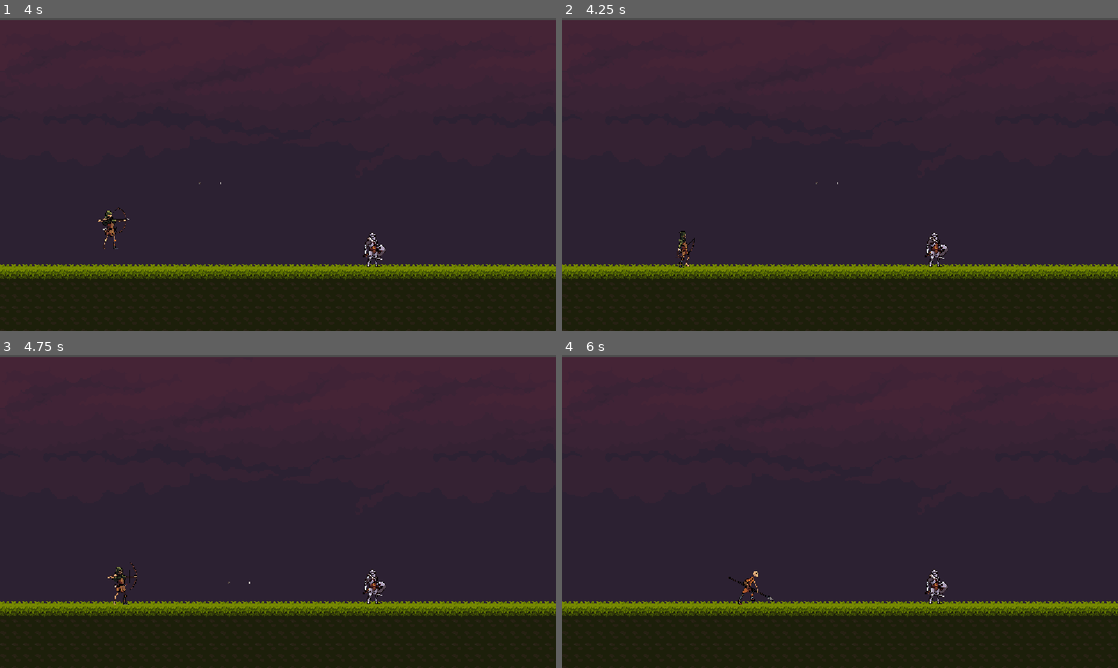
Above: before the commit, frames 1-4 (two rows, left to right).
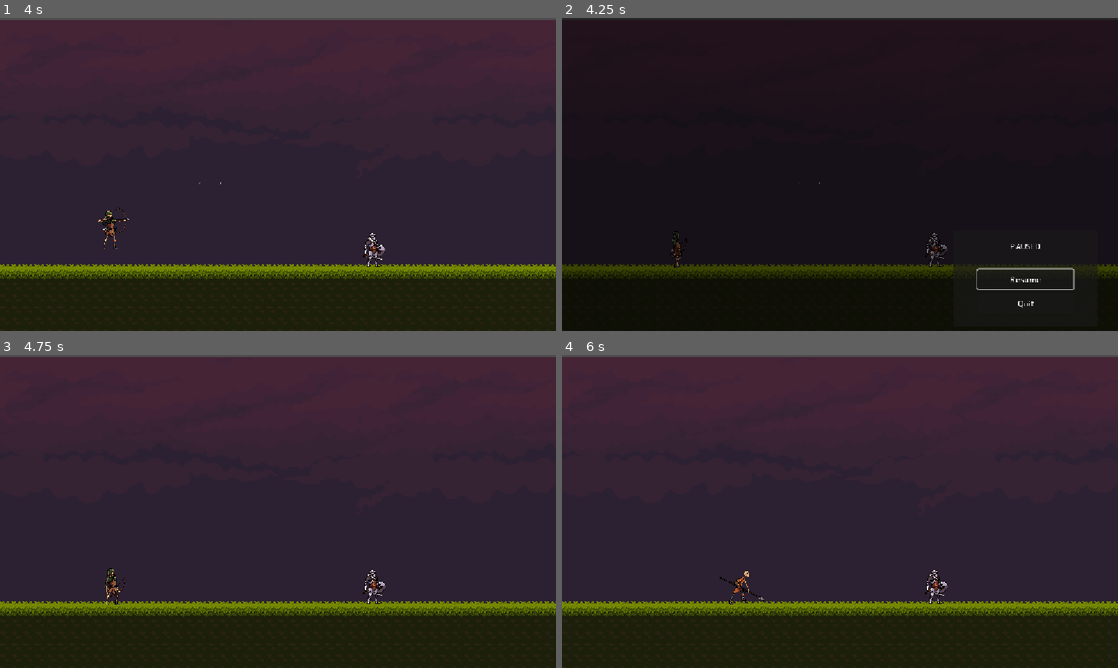
Above: after the commit, the same moments.

Repository: sizzlingsisig/triquetra
Game: Godot game, scene res://main.tscn
Two runs of this game, one before a commit and one after it. Both use one fixed random seed, a clock stepped at 60 frames per second and the inputs below.
Inputs (mouse positions are in pixels of both pictures, inside the frame that each line leads up to):
- Up to frame 1 (4 s): tap Enter at 0.5 s; move the mouse to (400, 158) at 0.52 s; hold D (move_right) 0.53-2.03 s; click (400, 158) at 0.6 s; tap Space (jump) at 0.77, 1.52, 3.02, 3.77 s; move the mouse to (166, 190) at 1.27 s; right-click (166, 190) at 1.35 s; move the mouse to (333, 105) at 2.02 s; hold A (move_left) 2.03-2.78 s; tap Mouse wheel down (swap_next) at 2.1 s; move the mouse to (250, 237) at 2.77 s; hold D (move_right) from 2.78 s (still down); tap Mouse wheel up (swap_prev) at 2.85 s; move the mouse to (444, 221) at 3.52 s; click (444, 221) at 3.6 s
- Up to frame 2 (4.25 s): keep holding D (move_right); tap Escape (ui_cancel) at 4.15 s
- Up to frame 3 (4.75 s): release D (move_right) at 4.25 s; click (461, 614) at 4.25 s, where only the run after the commit has a clickable "Resume"
- Up to frame 4 (6 s): move the mouse to (673, 464) at 5.02 s; hold A (move_left) 5.03-5.78 s; right-click (673, 464) at 5.1 s; tap Space (jump) at 5.27 s; move the mouse to (867, 511) at 5.77 s; hold D (move_right) from 5.78 s (still down); tap Mouse wheel down (swap_next) at 5.85 s

Frame 1 is identical in both runs. In frame 2, 83% of the frame differs, in the area x 0-100%, y 0-93%; in frame 3, 0.3%; in frame 4, 0.4%.

Commit message:
feat: add pause menu with SceneTree pause support

Diff:
--- a/main.tscn
+++ b/main.tscn
@@ -3,6 +3,7 @@
 [ext_resource type="PackedScene" uid="uid://bqj6umh3fqhcv" path="res://scenes/background.tscn" id="1_0xm2m"]
 [ext_resource type="PackedScene" uid="uid://dejpatrhwmn30" path="res://scenes/player/player.tscn" id="2_player"]
 [ext_resource type="PackedScene" uid="uid://dfisrlvompyme" path="res://scenes/enemy/enemy_knight2.tscn" id="3_h2yge"]
+[ext_resource type="PackedScene" uid="uid://wtebj5v701w5" path="res://scenes/ui/pause_menu.tscn" id="4_1bvp3"]
 
 [node name="Main" type="Node2D" unique_id=518299312]
 
@@ -14,4 +15,6 @@
 [node name="Knight" parent="." unique_id=1549864224 instance=ExtResource("3_h2yge")]
 position = Vector2(778, 176)
 
+[node name="PauseMenu" parent="." unique_id=1237377216 instance=ExtResource("4_1bvp3")]
+
 [editable path="Player"]
--- /dev/null
+++ b/scenes/ui/pause_menu.tscn
@@ -0,0 +1,43 @@
+[gd_scene format=3 uid="uid://wtebj5v701w5"]
+
+[ext_resource type="Script" uid="uid://62ahry1filfu" path="res://scripts/features/ui/pause_menu.gd" id="1_6tw0m"]
+
+[node name="PauseMenu" type="CanvasLayer" unique_id=1237377216]
+process_mode = 2
+script = ExtResource("1_6tw0m")
+
+[node name="DimOverlay" type="ColorRect" parent="." unique_id=1675583418]
+offset_right = 1920.0
+offset_bottom = 1080.0
+color = Color(0, 0, 0, 0.5)
+
+[node name="Panel" type="Panel" parent="." unique_id=56858641]
+offset_left = 810.0
+offset_top = 440.0
+offset_right = 1110.0
+offset_bottom = 640.0
+
+[node name="Title" type="Label" parent="Panel" unique_id=1047617424]
+layout_mode = 0
+offset_left = 100.0
+offset_top = 20.0
+offset_right = 200.0
+offset_bottom = 50.0
+text = "PAUSED"
+horizontal_alignment = 1
+
+[node name="ResumeButton" type="Button" parent="Panel" unique_id=1643434829]
+layout_mode = 0
+offset_left = 50.0
+offset_top = 80.0
+offset_right = 250.0
+offset_bottom = 120.0
+text = "Resume"
+
+[node name="QuitButton" type="Button" parent="Panel" unique_id=1029593904]
+layout_mode = 0
+offset_left = 50.0
+offset_top = 130.0
+offset_right = 250.0
+offset_bottom = 170.0
+text = "Quit"
--- a/scripts/features/game/game_state_machine.gd
+++ b/scripts/features/game/game_state_machine.gd
@@ -79,9 +79,15 @@
 
 func toggle_pause() -> bool:
 	if _current_state == GameState.PLAYING:
-		return request_state(GameState.PAUSED, &"toggle_pause")
+		var result := request_state(GameState.PAUSED, &"toggle_pause")
+		if result:
+			get_tree().paused = true
+		return result
 	if _current_state == GameState.PAUSED:
-		return request_state(GameState.PLAYING, &"toggle_pause")
+		var result := request_state(GameState.PLAYING, &"toggle_pause")
+		if result:
+			get_tree().paused = false
+		return result
 	return false
 
 func enter_dialogue(reason: StringName = &"") -> bool:
--- /dev/null
+++ b/scripts/features/ui/pause_menu.gd
@@ -0,0 +1,45 @@
+extends CanvasLayer
+class_name PauseMenu
+
+@onready var _resume_button: Button = $Panel/ResumeButton
+@onready var _quit_button: Button = $Panel/QuitButton
+
+# Preload the game state machine script for static enum access and type safety.
+const GameStateMachine = preload("res://scripts/features/game/game_state_machine.gd")
+var _game_state_machine: GameStateMachine
+
+
+func _ready() -> void:
+	_game_state_machine = get_node_or_null("/root/GameStateMachine") as GameStateMachine
+	if _resume_button:
+		_resume_button.pressed.connect(_on_resume_pressed)
+	if _quit_button:
+		_quit_button.pressed.connect(_on_quit_pressed)
+	hide()
+	# Connect to state machine for show/hide
+	if _game_state_machine:
+		_game_state_machine.state_changed.connect(_on_game_state_changed)
+
+
+func _on_game_state_changed(_previous_state: int, current_state: int) -> void:
+	if current_state == GameStateMachine.GameState.PAUSED:
+		show()
+		if _resume_button:
+			_resume_button.grab_focus()
+	else:
+		hide()
+
+
+func _on_resume_pressed() -> void:
+	if _game_state_machine and _game_state_machine.has_method("toggle_pause"):
+		_game_state_machine.toggle_pause()
+
+
+func _on_quit_pressed() -> void:
+	get_tree().quit()
+
+
+func _unhandled_input(event: InputEvent) -> void:
+	if event.is_action_pressed("ui_cancel") and visible:
+		_on_resume_pressed()
+		get_viewport().set_input_as_handled()
Not shown, added: scripts/features/ui/pause_menu.gd.uid
Not shown, added: scripts/features/player/stats.gd.bak
